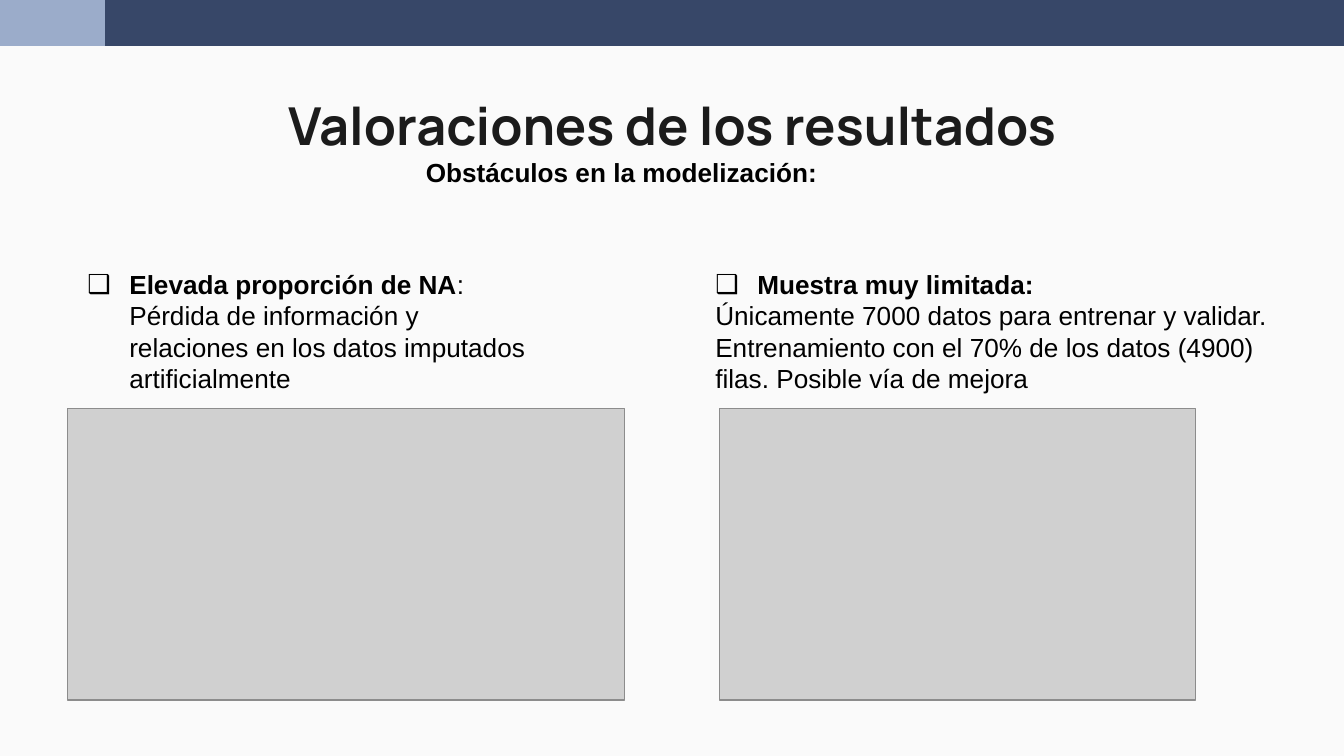
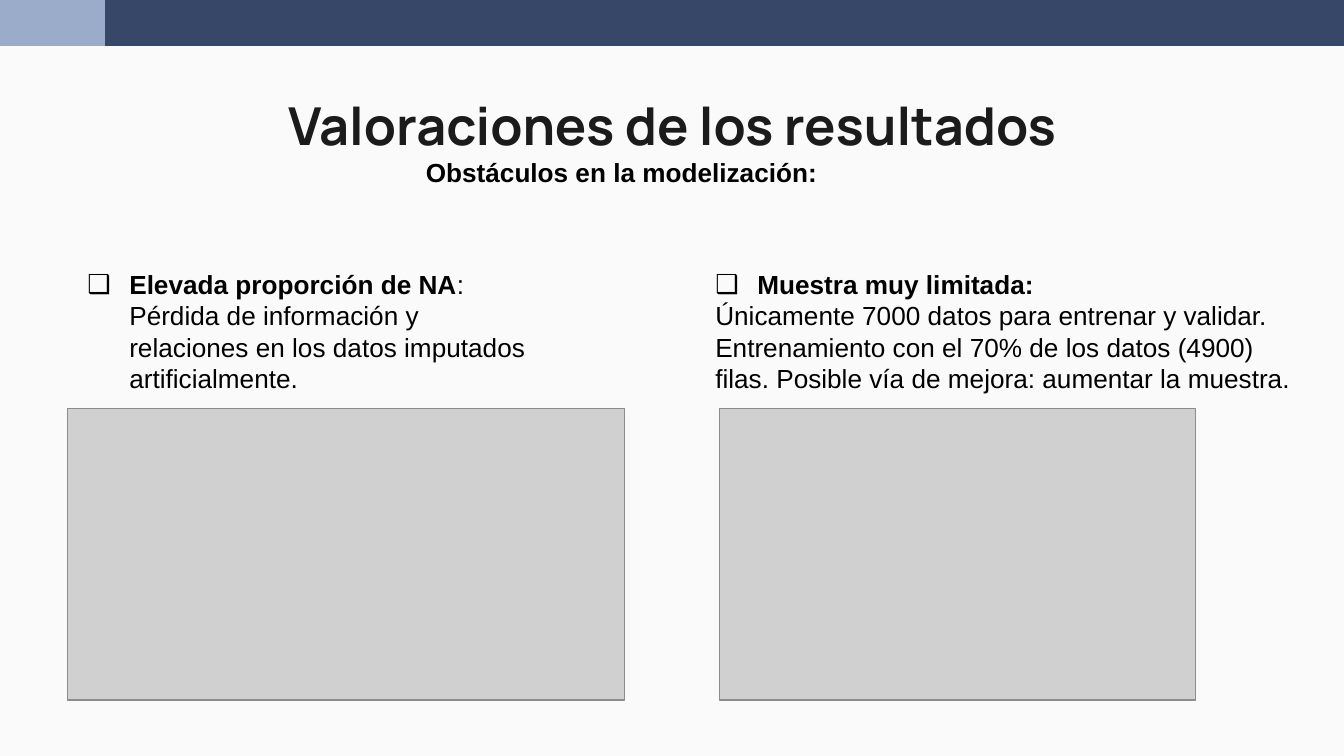
Before and after one commit to wen2111/Mineria, a slide deck: slide 14 of Entrega_2/00.REPORTE/Reporte_Grupo5_def.pptx. Drawn at 1344x756 pixels with LibreOffice and Linux fonts; fonts in the diff are those of the drawing; grey boxes stand for pictures. Boxes give left, top, right and bottom in pixels: in the first picture for what was removed or moved away, otherwise in the second. Text is boxed around its words. In the diff, an @@ line names an element or a change of style, - is before the commit and + after.

Commit message:
cambios

```diff
--- a/Entrega_2/00.REPORTE/Reporte_Grupo5_def.pptx
+++ b/Entrega_2/00.REPORTE/Reporte_Grupo5_def.pptx
@@ text at [129, 275, 525, 389]: text changed @@
-❑ Elevada proporción de NA: Pérdida de información y relaciones en los datos imputados artificialmente
+❑ Elevada proporción de NA: Pérdida de información y relaciones en los datos imputados artificialmente.
@@ text at [715, 304, 1290, 394]: text changed @@
-Únicamente 7000 datos para entrenar y validar. Entrenamiento con el 70% de los datos (4900) filas. Posible vía de mejora
+Únicamente 7000 datos para entrenar y validar. Entrenamiento con el 70% de los datos (4900) filas. Posible vía de mejora: aumentar la muestra.
```
